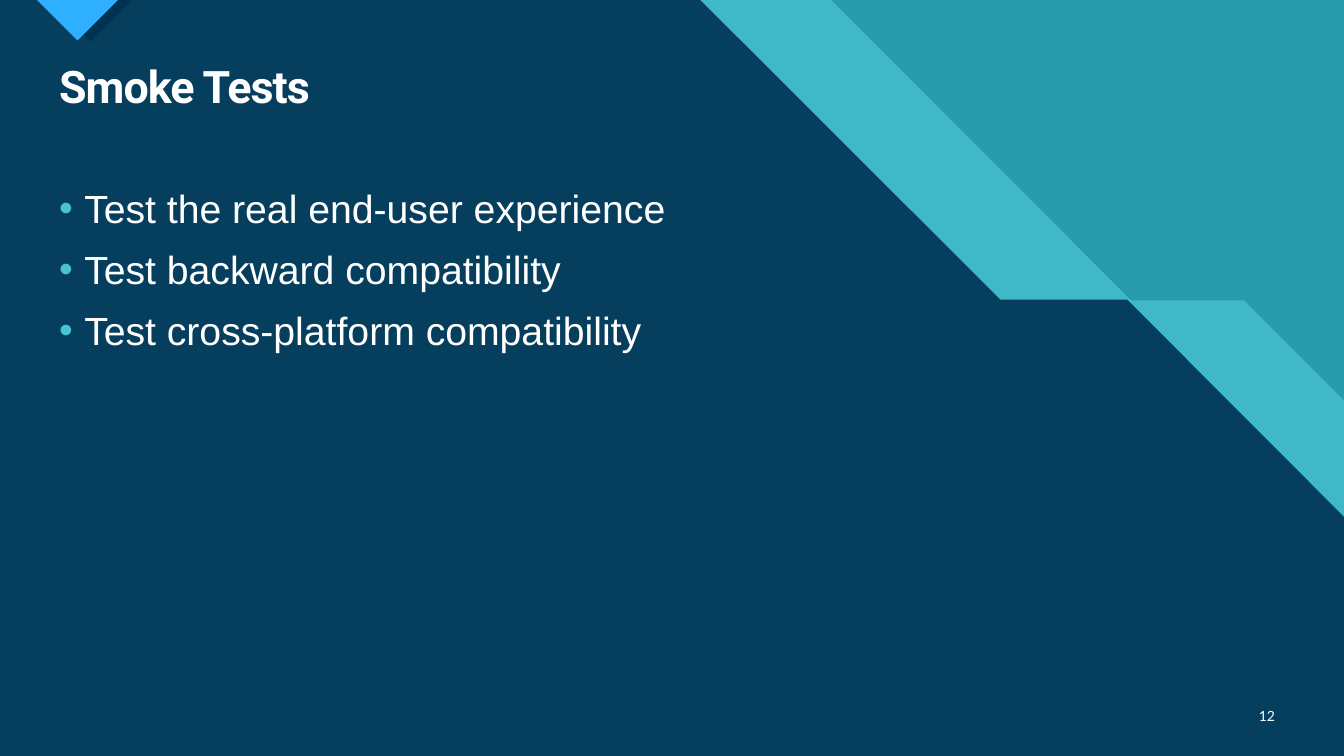
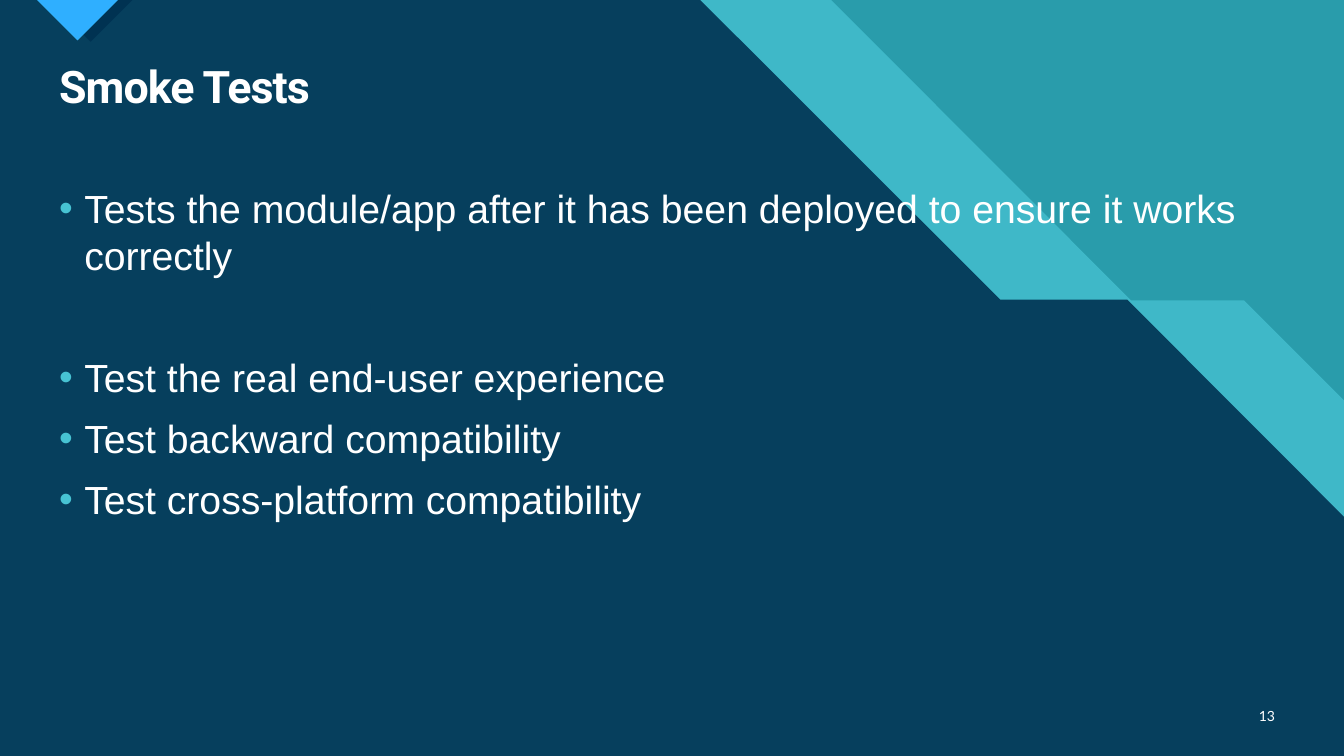
Before and after one commit to deadlydog/Presentation.tiPSWelcome, a slide deck: slide 13 of src/tiPS Welcome.pptx (slide 12 before the commit). Drawn at 1344x756 pixels with LibreOffice and Linux fonts; fonts in the diff are those of the drawing. Boxes give left, top, right and bottom in pixels: in the first picture for what was removed or moved away, otherwise in the second. Text is boxed around its words. In the diff, an @@ line names an element or a change of style, - is before the commit and + after.

```diff
--- a/src/tiPS Welcome.pptx
+++ b/src/tiPS Welcome.pptx
@@ text at [84, 192, 1235, 278]: paragraph added @@
+• Tests the module/app after it has been deployed to ensure it works correctly
@@ page number at [1259, 711, 1275, 721]: text changed @@
-12
+13
```
Also in this commit, not shown: 5 other slides changed, 1 other file.
